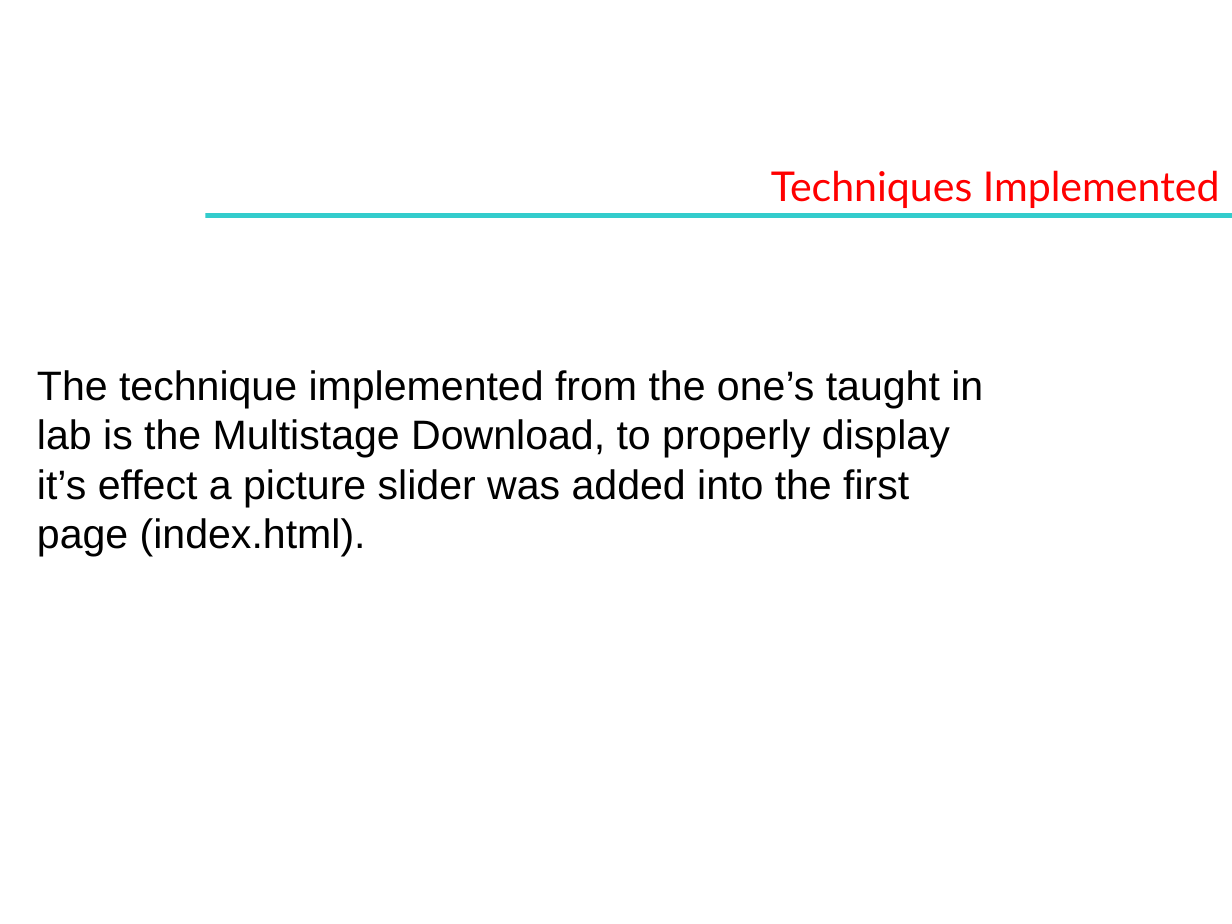
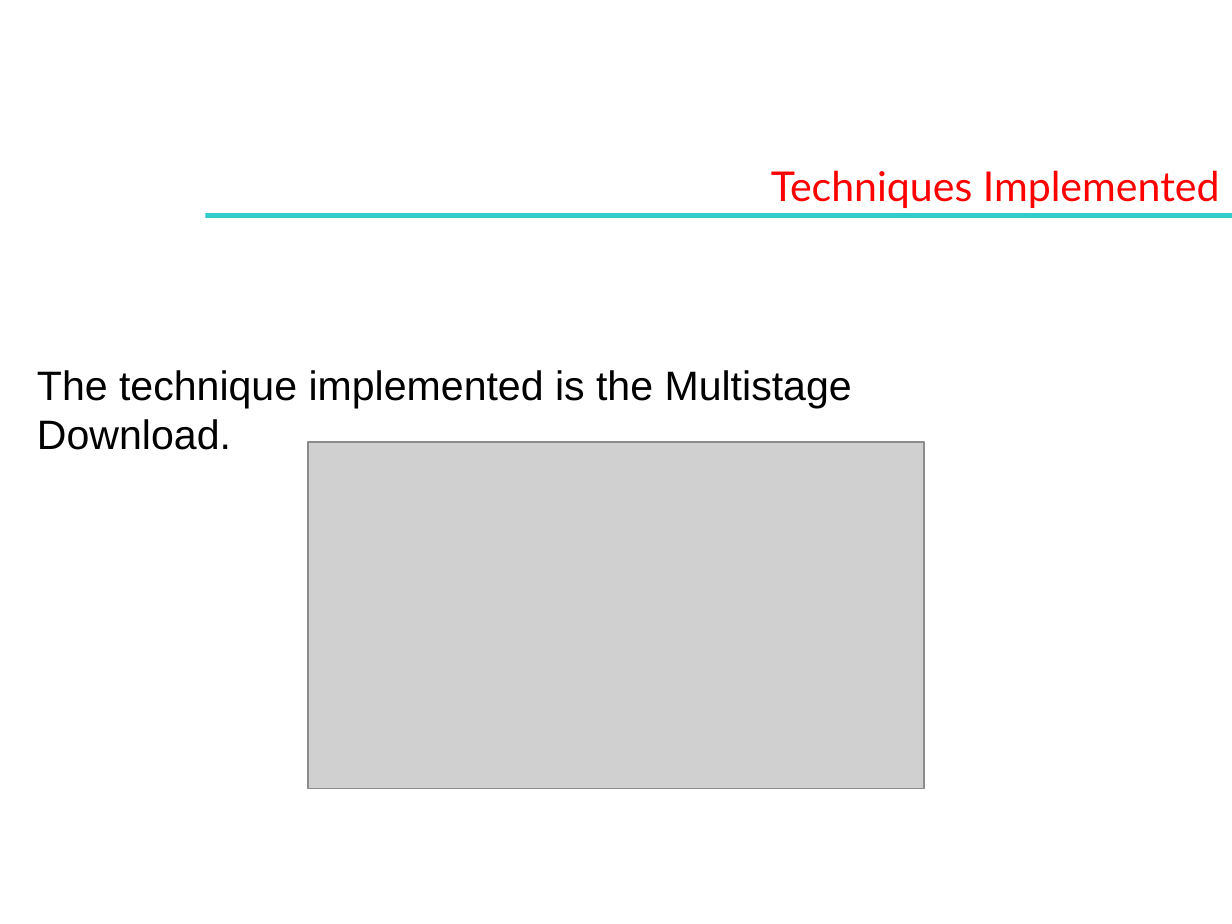
Before and after one commit to likithshekar/webtech2, a slide deck: slide 4 of 16April 4pm Pharmacy Website.pptx. Drawn at 1232x924 pixels with LibreOffice and Linux fonts; fonts in the diff are those of the drawing; grey boxes stand for pictures; background and template pictures are left out. Boxes give left, top, right and bottom in pixels: in the first picture for what was removed or moved away, otherwise in the second. Text is boxed around its words. In the diff, an @@ line names an element or a change of style, - is before the commit and + after.

```diff
--- a/16April 4pm Pharmacy Website.pptx
+++ b/16April 4pm Pharmacy Website.pptx
@@ text at [37,370,852,450]: text changed @@
-The technique implemented from the one’s taught in lab is the Multistage Download, to properly display it’s effect a picture slider was added into the first page (index.html).
+The technique implemented is the Multistage Download.
@@ picture added at [308,442,924,788] @@
```
